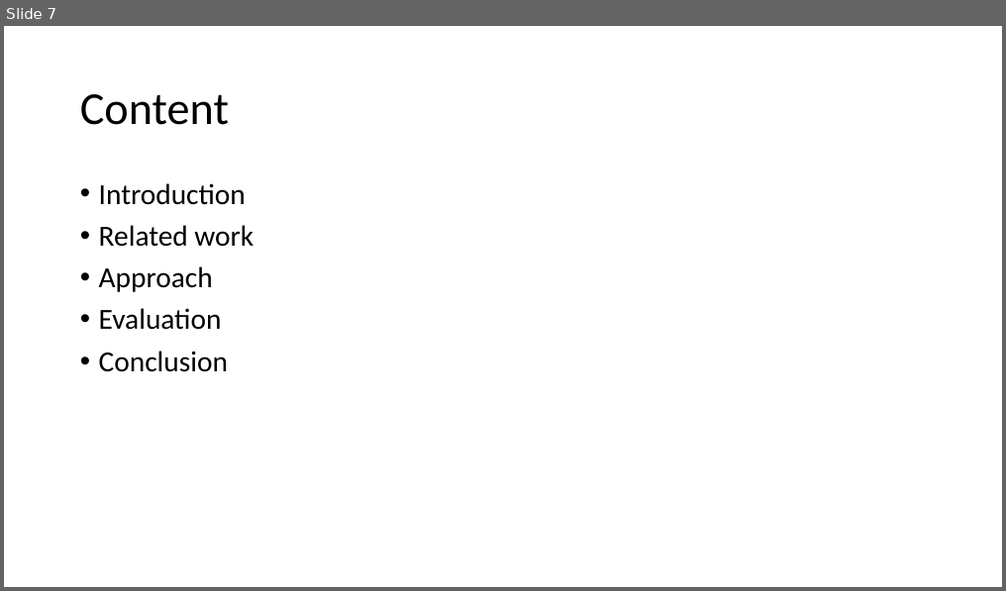
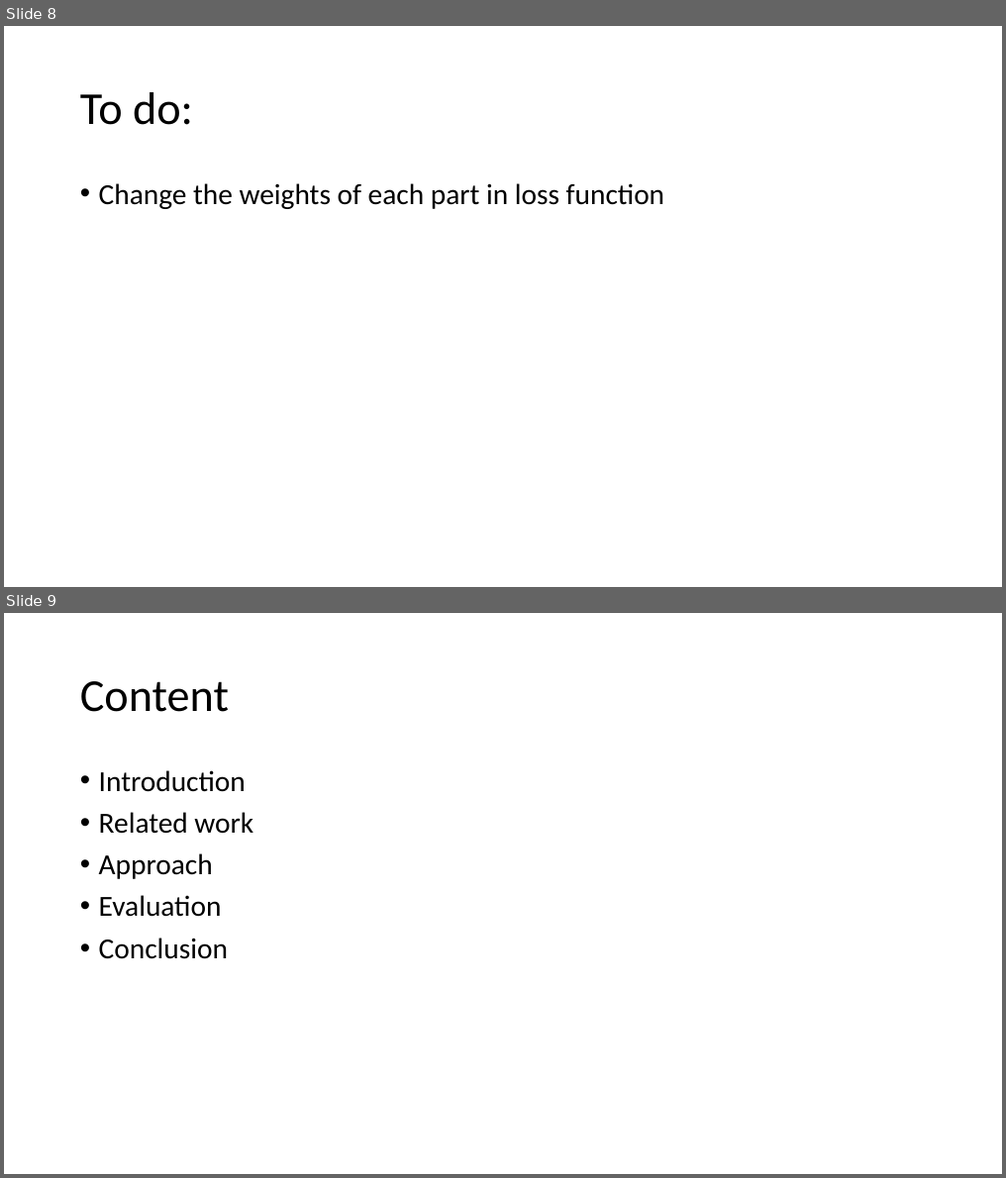
Before and after one commit to bitzj2015/EE599-Final-Project, a slide deck: doc/599-final-project.pptx. Shown one above the other, each under a label of ours: slide 7 before the commit, slides 8 and 9 after it. The pictures are 1006x591 and 1006x1178 pixels, drawn with LibreOffice and Linux fonts; fonts in the diff are those of the drawing. Boxes give left, top, right and bottom in pixels: in the first picture for what was removed or moved away, otherwise in the second. Text is boxed around its words. In the diff, an @@ line names an element or a change of style, - is before the commit and + after.

```diff
--- a/doc/599-final-project.pptx
+++ b/doc/599-final-project.pptx
@@ slide 8 added at <box>4,26,1002,587</box>, background #FFFFFF @@
@@ title added at <box>80,92,193,125</box>, 44 pt, text #000000 @@
+To do:
@@ text added at <box>99,183,664,209</box>, 28 pt, text #000000 @@
+• Change the weights of each part in loss function
@@ what was slide 7 is now slide 9 @@
```
Also in this commit, not shown: 3 slides changed, 2 other slides added, 1 slide removed, 4 other files.
